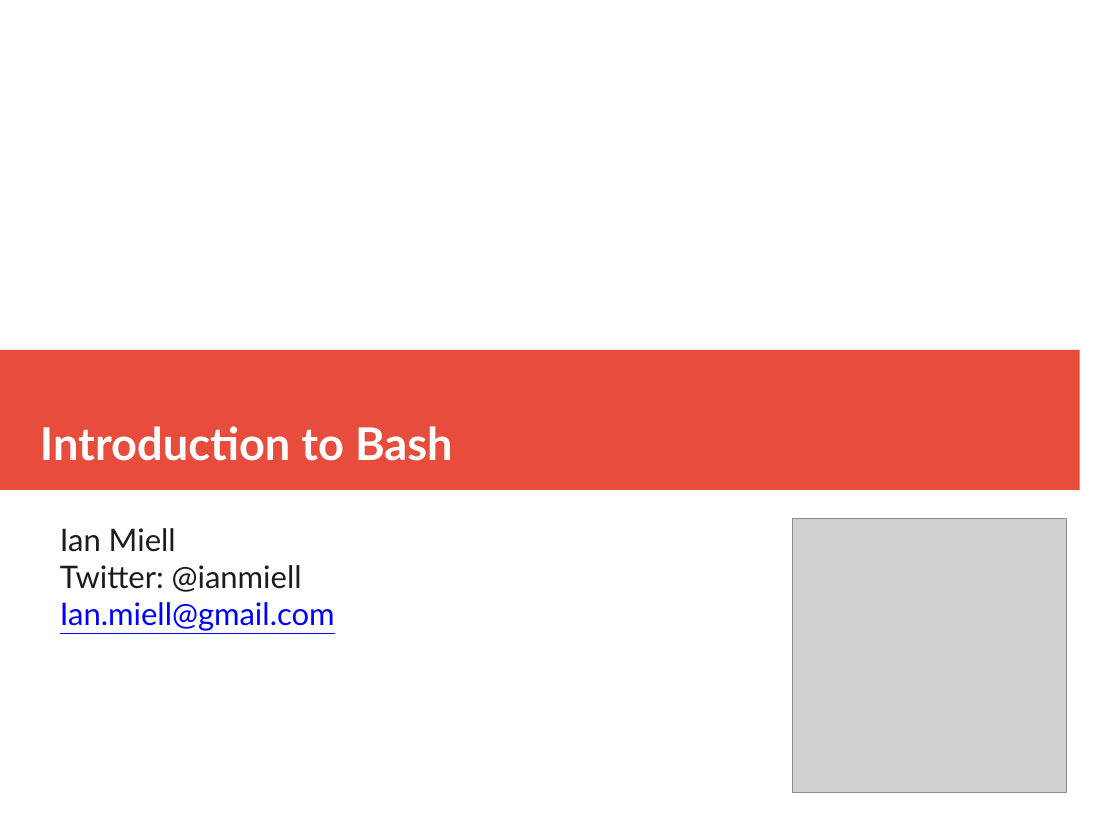
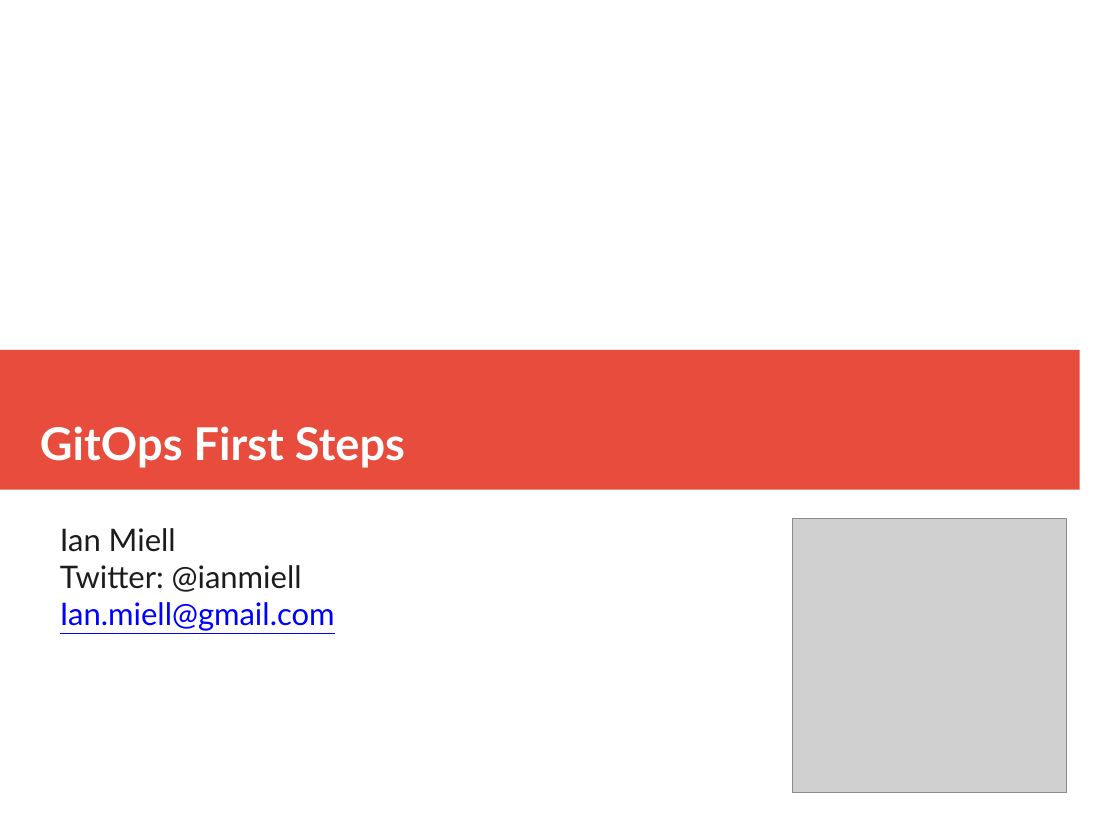
Before and after one commit to ianmiell/gitops-first-steps, a slide deck: slide 1 of slides/gitops_first_steps.pptx. Drawn at 1120x840 pixels with LibreOffice and Linux fonts; fonts in the diff are those of the drawing; grey boxes stand for pictures. Boxes give left, top, right and bottom in pixels: in the first picture for what was removed or moved away, otherwise in the second. Text is boxed around its words. In the diff, an @@ line names an element or a change of style, - is before the commit and + after.

```diff
--- a/slides/gitops_first_steps.pptx
+++ b/slides/gitops_first_steps.pptx
@@ text at box(40, 426, 405, 468): text changed @@
-Introduction to Bash
+GitOps First Steps
```
Also in this commit, not shown: 1 other slide changed, 29 slides added, 62 slides removed.
